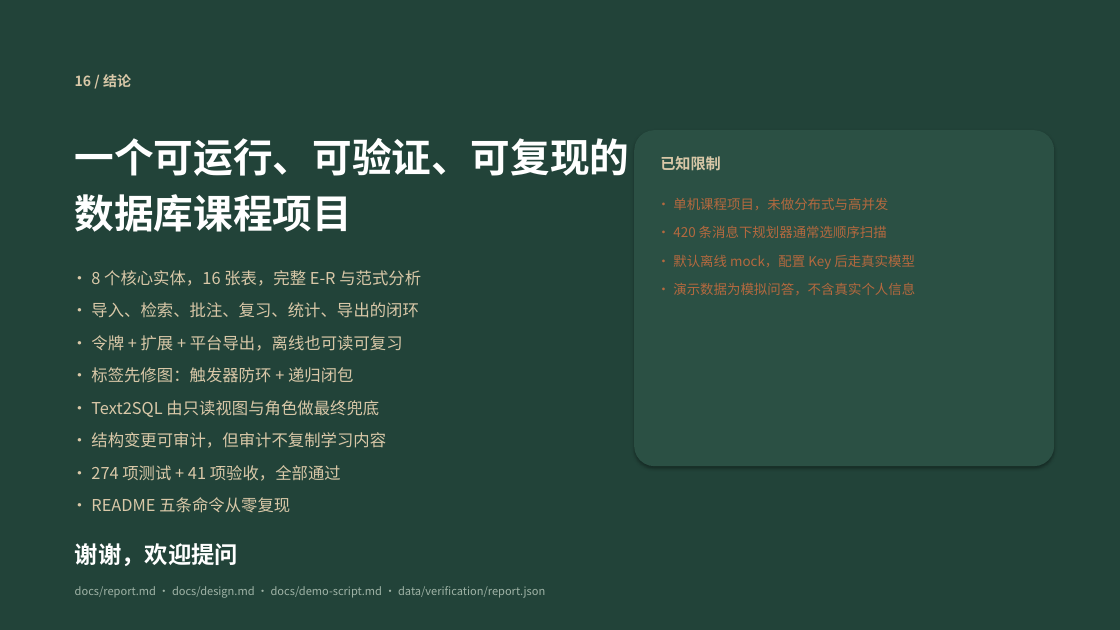
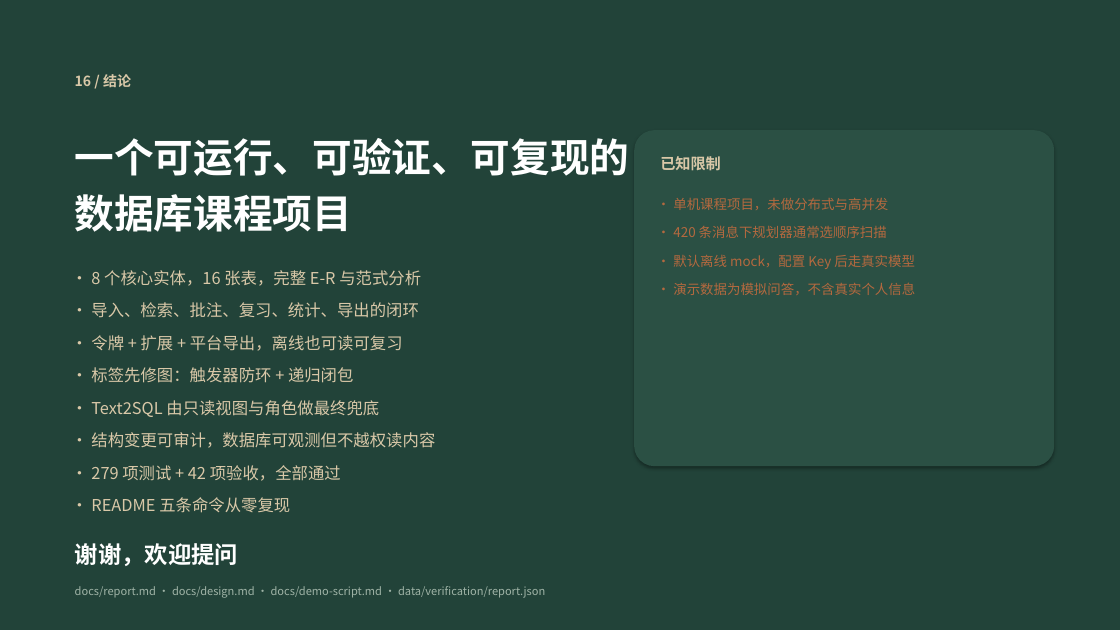
Before and after one commit to ycl-berserk/2026Database, a slide deck: slide 17 of docs/汇报.pptx. Drawn at 1120x630 pixels with LibreOffice and Linux fonts; fonts in the diff are those of the drawing. Boxes give left, top, right and bottom in pixels: in the first picture for what was removed or moved away, otherwise in the second. Text is boxed around its words. In the diff, an @@ line names an element or a change of style, - is before the commit and + after.

Commit message:
feat: 数据库观测页与统计指标（D3）
新增管理员观测页，聚合 pg_stat_database / pg_stat_io / 用户表与索引统计，
并提供 4 个白名单 EXPLAIN (FORMAT JSON) 计划；不提供任意 SQL 输入。
迁移 008 条件安装 pg_stat_statements，未预加载时页面降级。
慢查询只保留 DML/SELECT，过滤扩展与 EXPLAIN 自身。

```diff
--- a/docs/汇报.pptx
+++ b/docs/汇报.pptx
@@ text at (91,432,435,481): text changed @@
-• 结构变更可审计，但审计不复制学习内容
-• 274 项测试 + 41 项验收，全部通过
+• 结构变更可审计，数据库可观测但不越权读内容
+• 279 项测试 + 42 项验收，全部通过
```
Also in this commit, not shown: 4 other slides changed, 57 other files.
